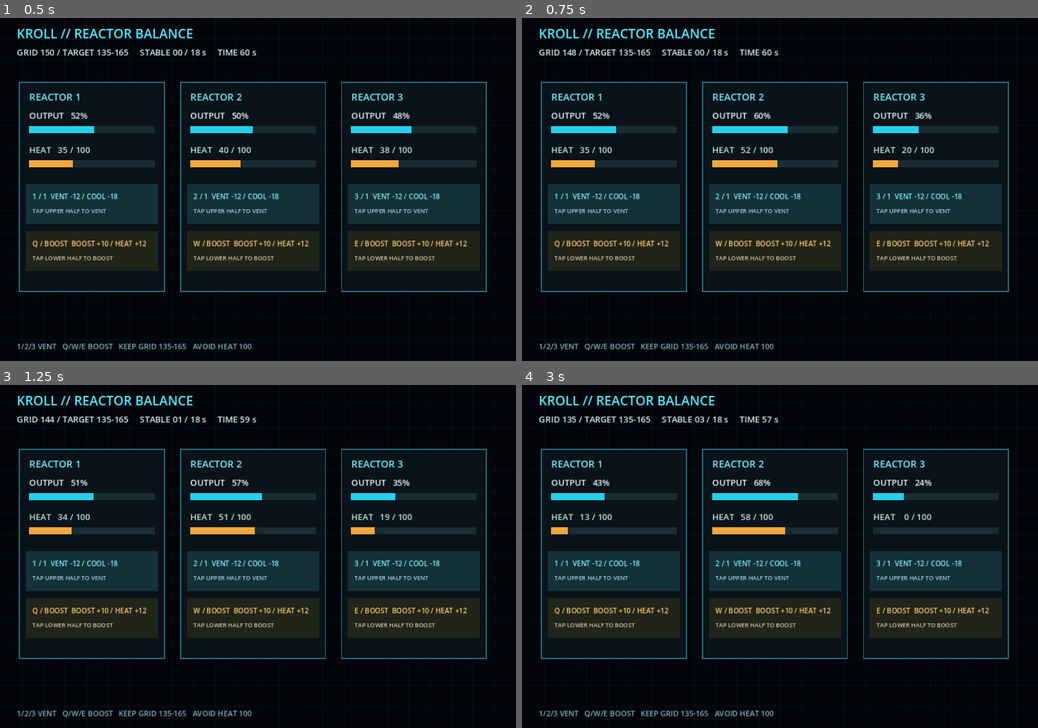
Above: before the commit, frames 1-4 (two rows, left to right).
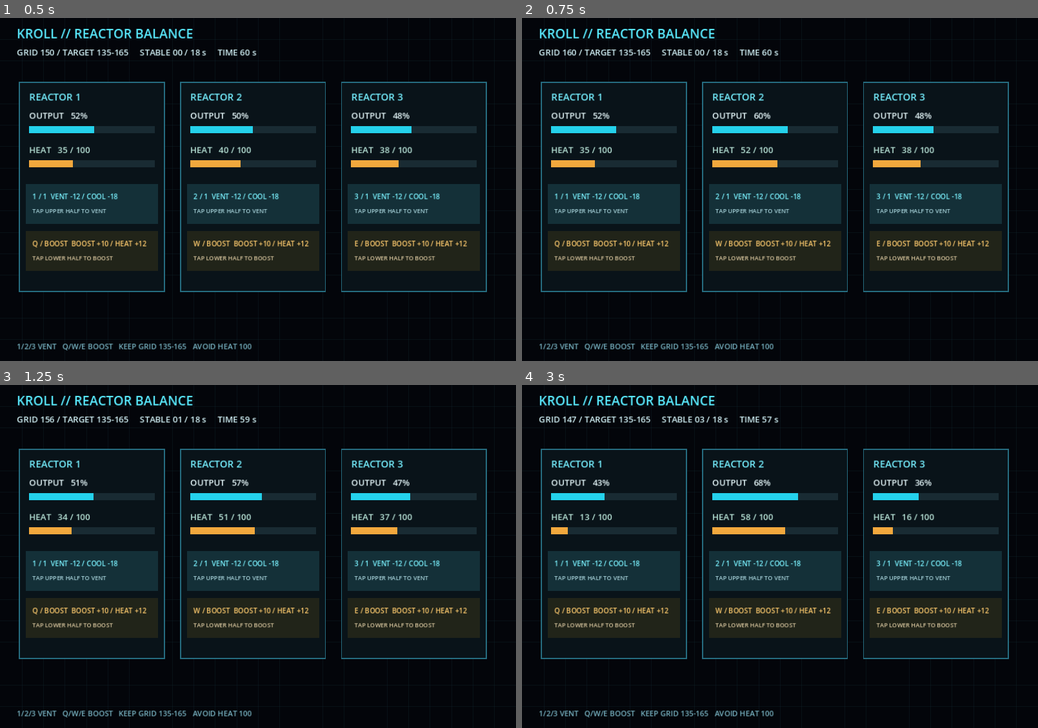
Above: after the commit, the same moments.

Repository: qaqp980520-prog/2126-Survival
Game: Godot game, scene res://main.tscn
Same seed, same stepped clock (60 frames per second), same inputs: the game is played once before the commit and once after it.
Inputs (mouse positions are in pixels of both pictures, inside the frame that each line leads up to):
- Up to frame 1 (0.5 s): no input
- Up to frame 2 (0.75 s): tap Enter at 0.5 s; move the mouse to (893, 172) at 0.52 s; hold W from 0.53 s (still down); tap R at 0.6 s; click (893, 172) at 0.67 s
- Up to frame 3 (1.25 s): keep holding W
- Up to frame 4 (3 s): tap Space at 1.25 s; move the mouse to (676, 573) at 1.27 s; release W at 1.28 s; tap 1 at 1.35 s; move the mouse to (831, 481) at 2.02 s; hold W from 2.03 s (still down); tap 2 at 2.1 s; tap Enter at 2.75 s; move the mouse to (754, 625) at 2.77 s; tap 3 at 2.85 s; click (754, 625) at 2.92 s

Frame 1 is identical in both runs. In frame 2, 0.2% of the frame differs, in the area x 8-80%, y 9-44%; in frame 3, 0.2%; in frame 4, 0.3%.

Commit message:
Align reactor card input hit zones with visible controls

Diff:
--- a/daily_games/KROLL_Reactor_Balance/scripts/main.gd
+++ b/daily_games/KROLL_Reactor_Balance/scripts/main.gd
@@ -60,9 +60,9 @@
 	var reactor_index: int = floori((position.x - 35.0) / 300.0)
 	if reactor_index < 0 or reactor_index >= Rules.REACTOR_COUNT:
 		return
-	if position.y >= 170.0 and position.y < 330.0:
+	if position.y >= 310.0 and position.y < 385.0:
 		debug_action(reactor_index, "vent")
-	elif position.y >= 330.0 and position.y < 500.0:
+	elif position.y >= 398.0 and position.y < 473.0:
 		debug_action(reactor_index, "boost")
 
 func debug_action(reactor_index: int, action: String) -> bool:
